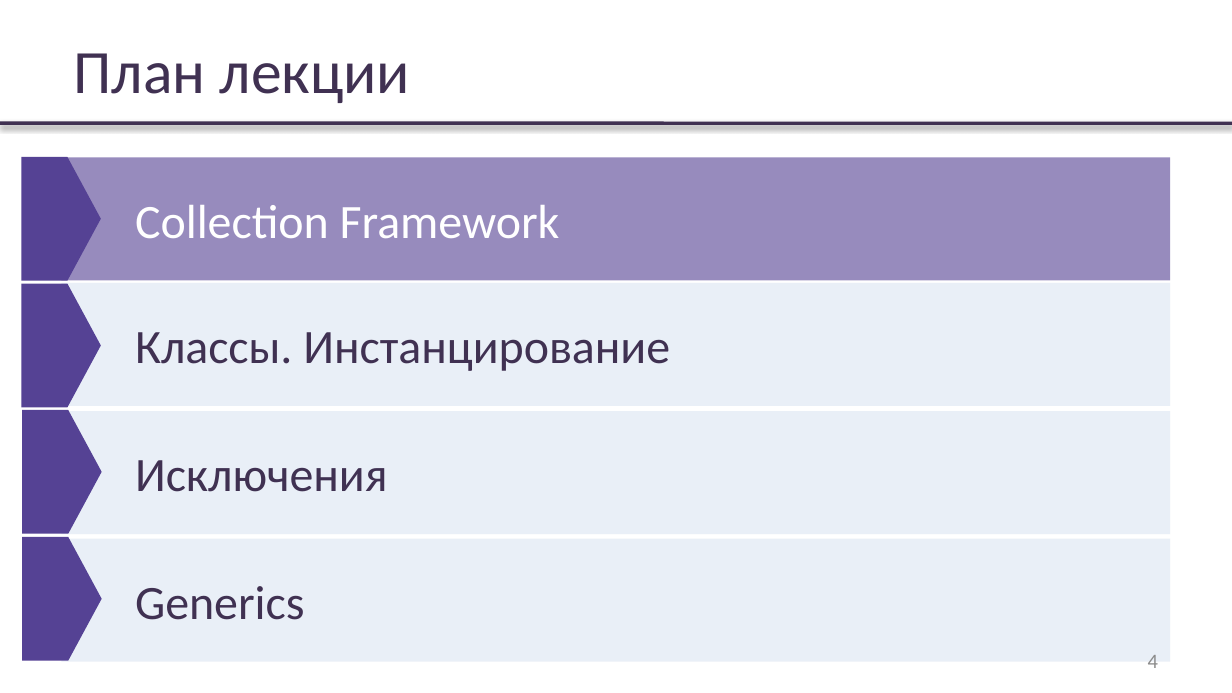
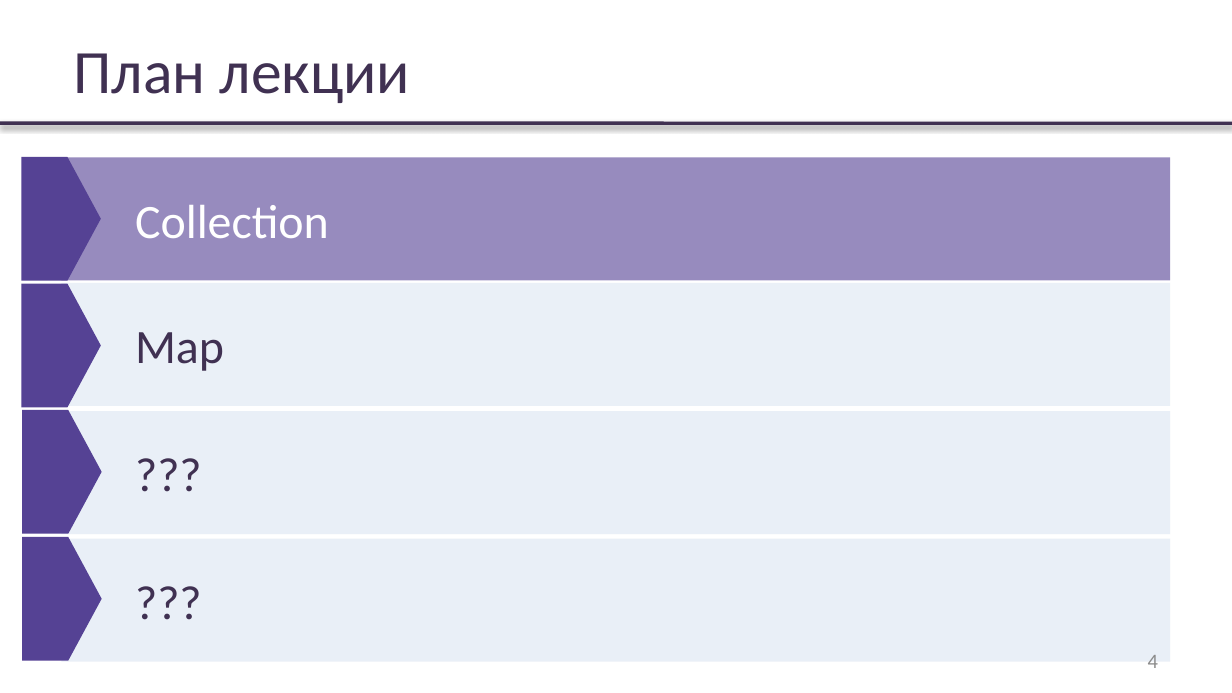
Before and after one commit to rybalkinsd/atom, a slide deck: slide 4 of lecture3/presentation/lecture03.pptx. Drawn at 1232x693 pixels with LibreOffice and Linux fonts; fonts in the diff are those of the drawing; background and template pictures are left out. Boxes give left, top, right and bottom in pixels: in the first picture for what was removed or moved away, otherwise in the second. Text is boxed around its words. In the diff, an @@ line names an element or a change of style, - is before the commit and + after.

Commit message:
presentation upd

```diff
--- a/lecture3/presentation/lecture03.pptx
+++ b/lecture3/presentation/lecture03.pptx
@@ rectangle "Collection" at <box>62,158,1170,281</box>: fill #554294 at 61% opacity to #978BBE @@
@@ text in rectangle at <box>135,205,329,238</box>: text changed @@
-Collection Framework
+Collection
@@ rectangle "Map" at <box>62,283,1170,407</box>: fill #DCE6F2 at 61% opacity to #EAF0F7 @@
@@ text in rectangle at <box>135,332,224,371</box>: text changed @@
-Классы. Инстанцирование
+Map
@@ text in rectangle at <box>135,460,387,492</box>: text changed @@
-Исключения
+???
@@ text in rectangle at <box>135,586,304,620</box>: text changed @@
-Generics
+???
```
Also in this commit, not shown: 10 other slides changed, 26 slides added, 4 slides removed.
